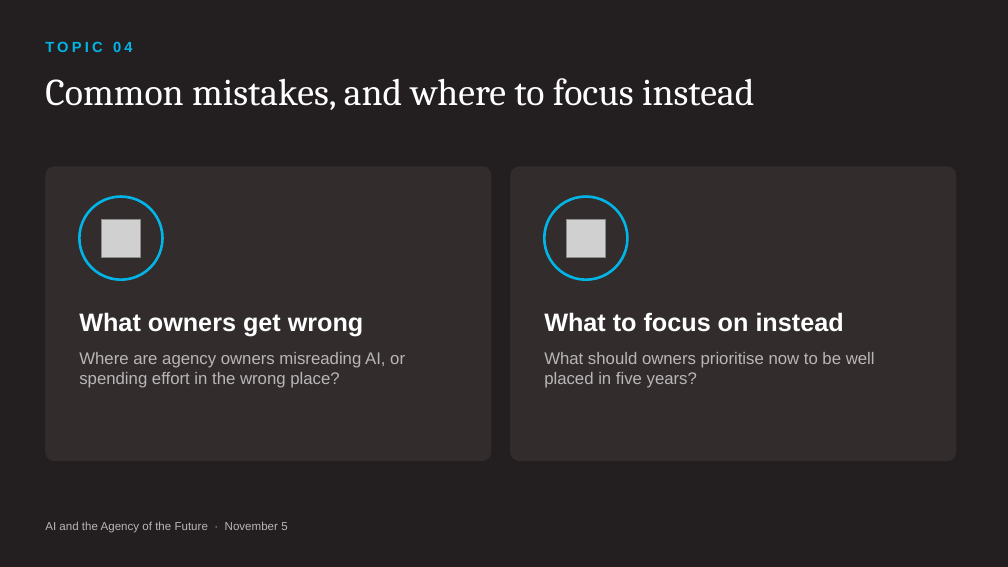
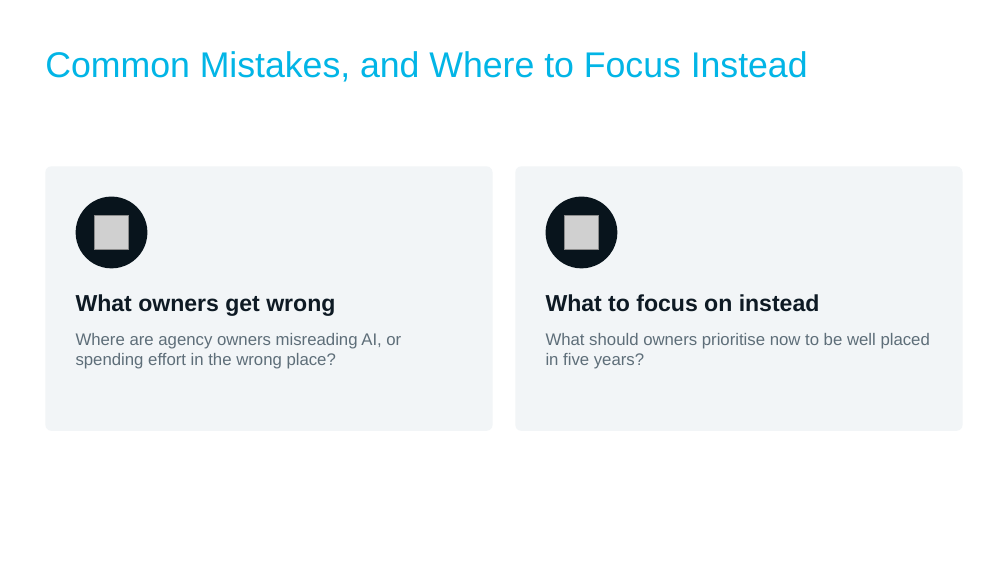
Before and after one commit to ynnahilary/hennessey, a slide deck: slide 12 of webinars/2026-11-05/november_webinar_deck.pptx. Drawn at 1008x567 pixels with LibreOffice and Linux fonts; fonts in the diff are those of the drawing; grey boxes stand for pictures; background and template pictures are left out. Boxes give left, top, right and bottom in pixels: in the first picture for what was removed or moved away, otherwise in the second. Text is boxed around its words. In the diff, an @@ line names an element or a change of style, - is before the commit and + after.

```diff
--- a/webinars/2026-11-05/november_webinar_deck.pptx
+++ b/webinars/2026-11-05/november_webinar_deck.pptx
@@ background #231E1F to picture (left out) @@
@@ title at bbox=[45, 51, 808, 82]: text changed; size 36 to 34 pt; font Cambria to Arial; text colour #FFFFFF to #02B5E6 @@
-Common mistakes, and where to focus instead
+Common Mistakes, and Where to Focus Instead
@@ text removed at bbox=[45, 41, 132, 52] @@
-TOPIC 04
@@ rounded rectangle: place and size @@
-rounded rectangle at bbox=[45, 166, 492, 461]
+rounded rectangle at bbox=[45, 166, 493, 431]
@@ rounded rectangle at bbox=[45, 166, 493, 431]: fill #322C2D to #F2F5F7; proportions changed @@
@@ rounded rectangle at bbox=[516, 166, 963, 431]: fill #322C2D to #F2F5F7; proportions changed @@
@@ rounded rectangle: place and size @@
-rounded rectangle at bbox=[510, 166, 957, 461]
+rounded rectangle at bbox=[516, 166, 963, 431]
@@ ellipse at bbox=[76, 197, 147, 268]: fill #322C2D to #08141C; outline #02B5E6 2.5 pt to none @@
@@ ellipse: place and size @@
-ellipse at bbox=[79, 197, 163, 280]
+ellipse at bbox=[76, 197, 147, 268]
@@ ellipse: place and size @@
-ellipse at bbox=[544, 197, 628, 280]
+ellipse at bbox=[546, 197, 618, 268]
@@ ellipse at bbox=[546, 197, 618, 268]: fill #322C2D to #08141C; outline #02B5E6 2.5 pt to none @@
@@ picture: place and size @@
-picture at bbox=[102, 219, 141, 258]
+picture at bbox=[95, 216, 129, 250]
@@ picture: place and size @@
-picture at bbox=[567, 219, 606, 258]
+picture at bbox=[564, 216, 599, 250]
@@ text "What owners get wrong": place and size @@
-text "What owners get wrong" at bbox=[79, 312, 364, 337]
+text "What owners get wrong" at bbox=[76, 294, 335, 316]
@@ text "What owners get wrong" at bbox=[76, 294, 335, 316]: size 24 to 22 pt, text colour #FFFFFF to #0E1A24 @@
@@ text "What to focus on instead" at bbox=[546, 294, 820, 312]: size 24 to 22 pt, text colour #FFFFFF to #0E1A24 @@
@@ text "What to focus on instead": place and size @@
-text "What to focus on instead" at bbox=[544, 312, 844, 332]
+text "What to focus on instead" at bbox=[546, 294, 820, 312]
@@ text "Where are agency owners misreading ...": place and size @@
-text "Where are agency owners misreading ..." at bbox=[79, 352, 405, 388]
+text "Where are agency owners misreading ..." at bbox=[76, 333, 401, 369]
@@ text "Where are agency owners misreading ..." at bbox=[76, 333, 401, 369]: text colour #B9B6B7 to #5E6E79 @@
@@ text "What should owners prioritise now ..." at bbox=[546, 333, 930, 369]: text colour #B9B6B7 to #5E6E79 @@
@@ text "What should owners prioritise now ...": place and size @@
-text "What should owners prioritise now ..." at bbox=[544, 352, 875, 388]
+text "What should owners prioritise now ..." at bbox=[546, 333, 930, 369]
@@ text removed at bbox=[45, 521, 287, 533] @@
-AI and the Agency of the Future · November 5
```
Also in this commit, not shown: 13 other slides changed, 4 other files.
